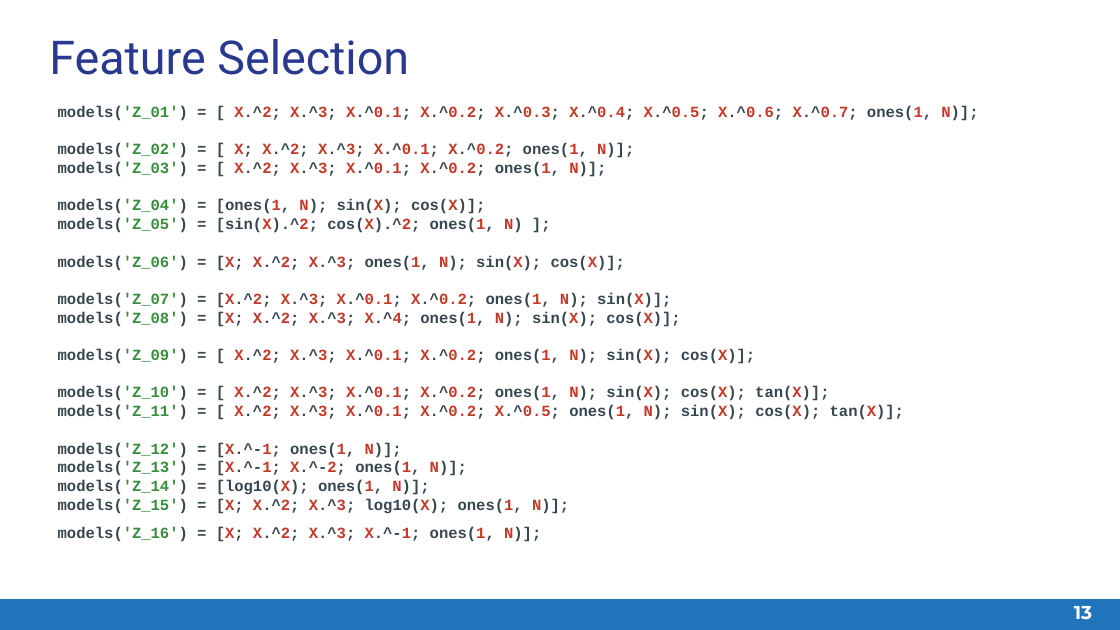
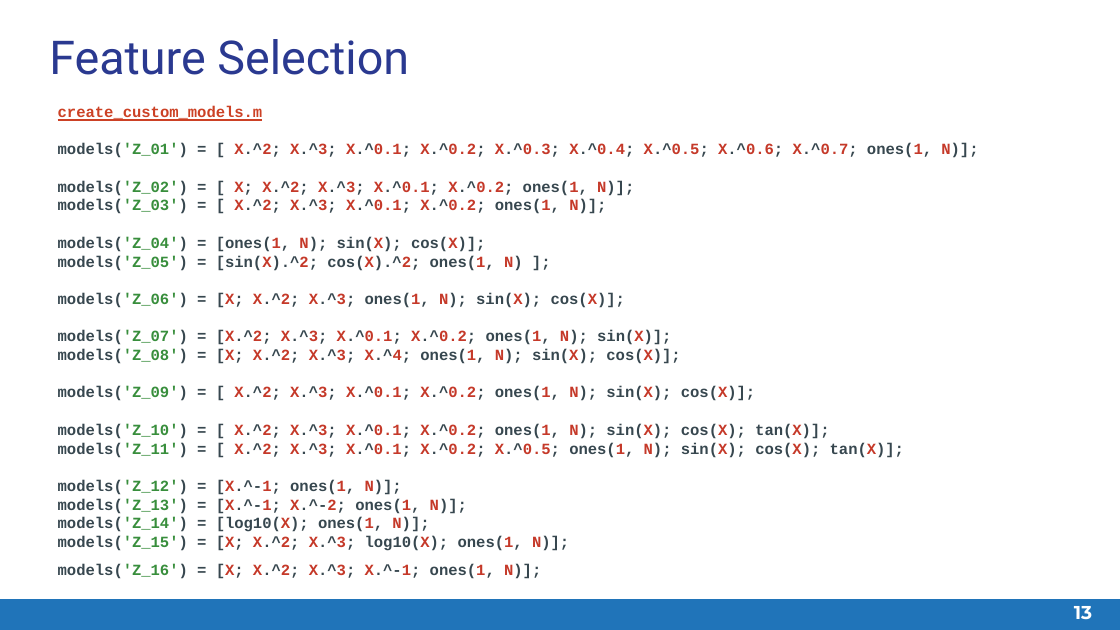
Before and after one commit to ayushkumarshah/Linear_Feature_Engineering_Matlab, a slide deck: slide 13 of documentation/Quantitative Foundations Project 1 - Slide Deck.pptx. Drawn at 1120x630 pixels with LibreOffice and Linux fonts; fonts in the diff are those of the drawing. Boxes give left, top, right and bottom in pixels: in the first picture for what was removed or moved away, otherwise in the second. Text is boxed around its words. In the diff, an @@ line names an element or a change of style, - is before the commit and + after.

```diff
--- a/documentation/Quantitative Foundations Project 1 - Slide Deck.pptx
+++ b/documentation/Quantitative Foundations Project 1 - Slide Deck.pptx
@@ text at <box>58,106,263,121</box>: paragraph added @@
+create_custom_models.m
```
Also in this commit, not shown: 7 other slides changed, 2 other files.
